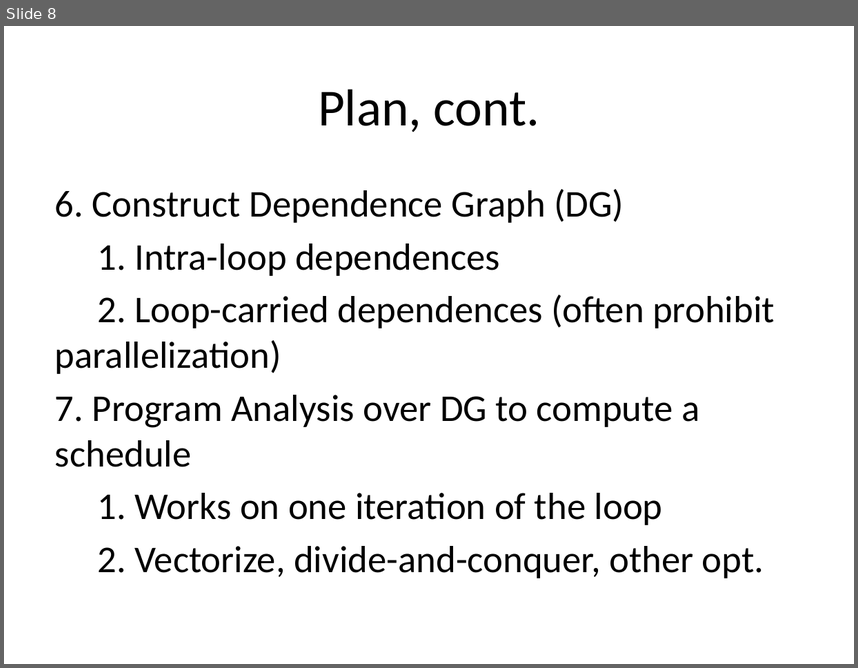
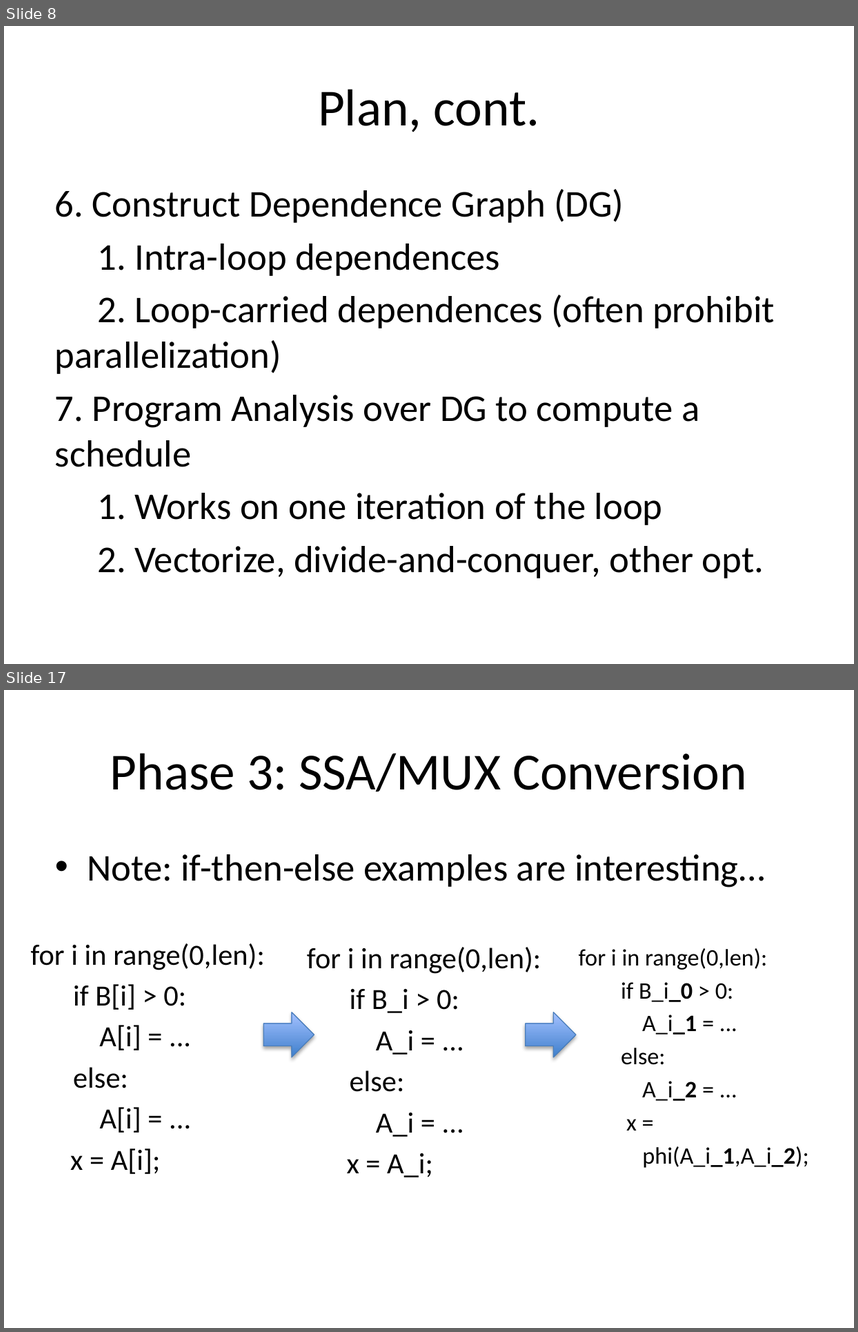
Before and after one commit to milana2/ParallelizationForMPC, a slide deck: MPC_Compiler_Misc_Notes.pptx. Shown one above the other, each under a label of ours: slide 8 before the commit, slides 8 and 17 after it; the slides between them are not shown. The pictures are 858x668 and 858x1332 pixels, drawn with LibreOffice and Linux fonts; fonts in the diff are those of the drawing. Boxes give left, top, right and bottom in pixels: in the first picture for what was removed or moved away, otherwise in the second. Text is boxed around its words. In the diff, an @@ line names an element or a change of style, - is before the commit and + after.

Commit message:
More detail on the analysis phases.

```diff
--- a/MPC_Compiler_Misc_Notes.pptx
+++ b/MPC_Compiler_Misc_Notes.pptx
@@ slide 17 added at <box>4,690,854,1328</box>, background #FFFFFF @@
@@ title added at <box>110,753,747,792</box>, 44 pt, text #000000 @@
+Phase 3: SSA/MUX Conversion
@@ text added at <box>87,854,765,887</box>, 32 pt, text #000000 @@
+• Note: if-then-else examples are interesting…
@@ text added at <box>31,943,265,1174</box>, 24.8 pt, text #000000 @@
+for i in range(0,len):
+if B[i] > 0:
+A[i] = ...
+else:
+A[i] = ...
+x = A[i];
@@ text added at <box>307,947,542,1177</box>, 24.8 pt, text #000000 @@
+for i in range(0,len):
+if B_i > 0:
+A_i = ...
+else:
+A_i = ...
+x = A_i;
@@ text added at <box>579,948,809,1167</box>, 20 pt, text #000000 @@
+for i in range(0,len):
+if B_i_0 > 0:
+A_i_1 = ...
+else:
+A_i_2 = ...
+x =
+phi(A_i_1,A_i_2);
@@ right arrow added at <box>263,1012,314,1057</box>, fill gradient #3F80CE to #A4C4FF, outline #4B7EBC 0.75 pt @@
@@ right arrow added at <box>525,1012,576,1057</box>, fill gradient #3F80CE to #A4C4FF, outline #4B7EBC 0.75 pt @@
```
Also in this commit, not shown: 2 slides changed, 12 other slides added.
